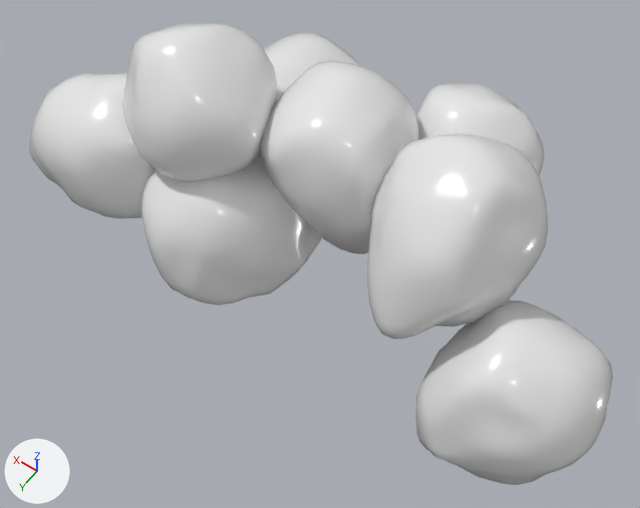
Renders of the glTF model CellCluster.gltf from each side of a commit.
Both versions are drawn from a 50 mm lens placed at (-4.81, 12.65, 9.93), pointed at (-1.78, 8.41, 3.26). The lights are fixed; the arrows at lower left show +X, +Y and +Z.
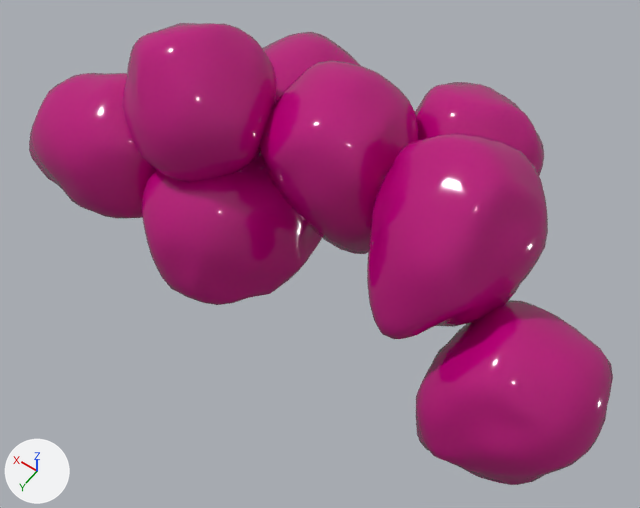
Location of each change, (x1, y1, x2, y2) in pixels of the pictures (640 x 508 px):
'Object409', recoloured (white to pink): (367, 133, 548, 339) in both
'Object410', recoloured (white to pink): (416, 300, 613, 485) in both
'Object405', recoloured (white to pink): (122, 23, 277, 183) in both
'Object407', recoloured (white to pink): (260, 60, 420, 254) in both
'Object411', recoloured: (141, 155, 322, 305) in both
'Object404', recoloured (white to pink): (29, 73, 156, 219) in both
'Object408', recoloured (white to pink): (415, 82, 544, 176) in both
'Object406', recoloured (white to pink): (259, 32, 361, 155) in both

Diff of the bpy script that builds the scene:
```diff
--- a/CellCluster.gltf.py
+++ b/CellCluster.gltf.py
@@ mat_cluster @@
+mat_cluster = principled_material('Cluster')
+mat_cluster.base_color = (0.502, 0.0, 0.195)  # pink #bc007a
+mat_cluster.roughness = 0.1
@@ me_object404 @@
 me_object404.from_pydata(...)  # 494 vertices, 984 faces; spans x -0.89..0.89, y -0.68..0.68, z -0.73..0.73
-me_object404.materials.append(mat_backcell)  # white #e7e7e7
+me_object404.materials.append(mat_cluster)  # pink #bc007a
```
